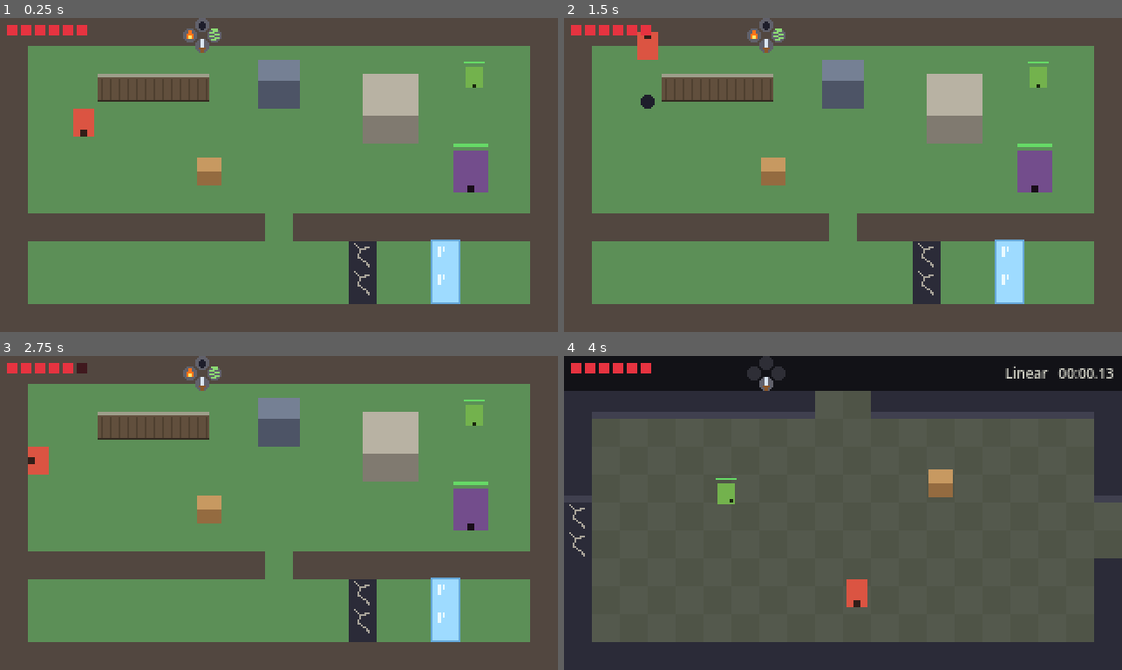
Above: before the commit, frames 1-4 (two rows, left to right).
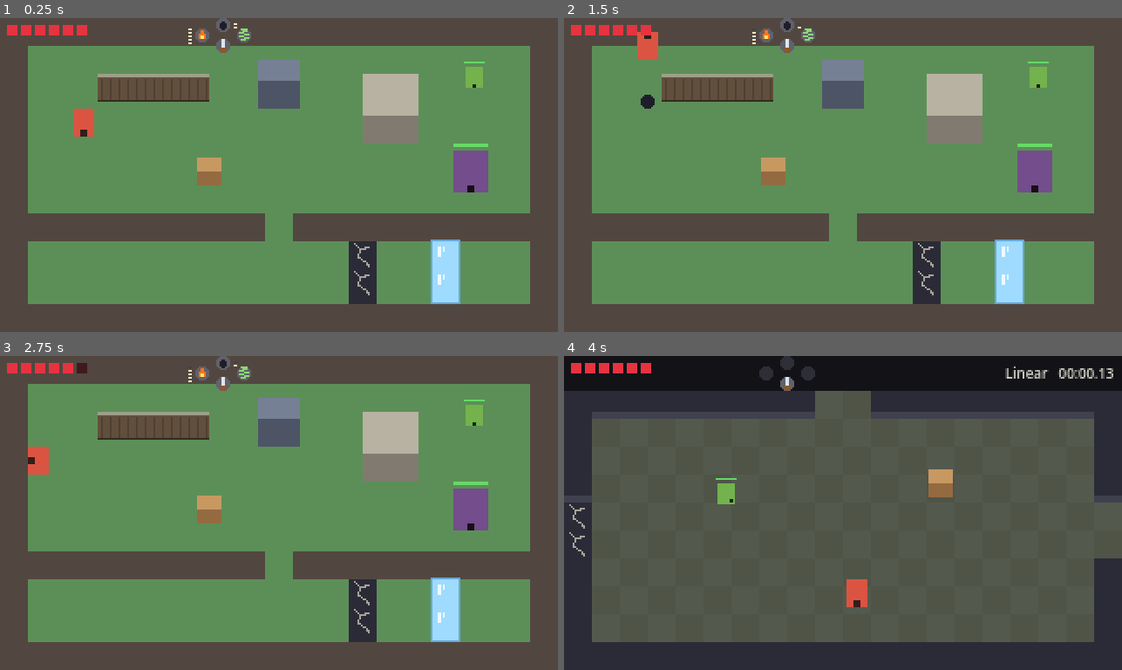
Above: after the commit, the same moments.

Repository: marcelozorza/Alttp2
Game: Godot game, scene res://world/test_room.tscn
Two runs of this game, one before a commit and one after it. Both use one fixed random seed, a clock stepped at 60 frames per second and the inputs below. This scene is started directly instead of the project's main scene.
Inputs:
- Up to frame 1 (0.25 s): no input
- Up to frame 2 (1.5 s): tap Enter at 0.5 s; hold W (move_up) from 0.53 s (still down); tap L (use_bomb) at 0.6 s; tap Space (jump) at 0.77, 1.07 s; tap K (use_fire) at 0.8, 1.35 s
- Up to frame 3 (2.75 s): tap Space (jump) at 1.52, 1.55, 1.82, 2.1 s; release W (move_up) at 2.03 s; hold A (move_left) from 2.03 s (still down); tap L (use_bomb) at 2.3 s
- Up to frame 4 (4 s): tap J (attack) at 2.85 s; tap Space (jump) at 3.02, 3.32, 3.77, 3.8 s; tap K (use_fire) at 3.05 s; release A (move_left) at 3.53 s; hold Escape (back_to_menu) from 3.53 s (still down); hold Shift (lock_facing) from 3.53 s (still down)

The runs differ from the first frame. In frame 1, 0.7% of the frame differs, in the area x 32-45%, y 0-12%; in frame 2, 0.7%; in frame 3, 0.7%; in frame 4, 0.7%.

Commit message:
Cargas com recarga para a chama e a bomba
- A chama tem 5 cargas e a bomba 2. Cada uso gasta uma, e todas voltam
  juntas depois de 3 s (chama) ou 5 s (bomba) sem uso. A espada e a mola
  seguem sem limite.
- A lógica fica em player/tool_charges.gd, e os quatro valores ficam
  exportados no personagem para ajuste com o jogo rodando.
- O HUD mostra as cargas numa coluna de pontos ao lado do botão, e o
  botão escurece quando elas acabam. O losango ficou mais largo para
  caber as colunas.
- Ao reaparecer, as cargas voltam cheias.

Co-Authored-By: Claude Opus 5.5 <noreply@anthropic.com>
Claude-Session: https://claude.ai/code/session_016s7New5LTHa6UAzWiptqTv

Diff:
--- a/player/player.gd
+++ b/player/player.gd
@@ -20,7 +20,9 @@
 ##
 ## O jogo é feito para o controle, com a espada e cada ferramenta no seu
 ## próprio botão, definidos no mapa de entrada do projeto. O botão de uma
-## ferramenta não faz nada antes de o personagem tê-la. A mola dá um pulo
+## ferramenta não faz nada antes de o personagem tê-la. A chama e a bomba têm
+## cargas, que voltam todas juntas depois de um tempo sem uso (ver
+## player/tool_charges.gd). A espada e a mola não têm limite. A mola dá um pulo
 ## vertical: o personagem sobe no eixo da câmera, cresce na tela e mantém o
 ## mesmo controle do chão, sem ganhar distância. Com ela, ele sobe degraus altos
 ## (ver obstacles/ledge.gd).
@@ -111,7 +113,15 @@
 @export_range(0.2, 1.5, 0.05) var jump_time := 0.5
 ## Quanto o personagem cresce no alto do pulo, por estar mais perto da câmera.
 @export_range(0.0, 1.0, 0.05) var jump_growth := 0.25
-## Bombas no chão ao mesmo tempo.
+## Bolas de fogo seguidas antes de a chama precisar recarregar.
+@export_range(1, 10, 1) var fire_charges := 5
+## Segundos sem usar a chama até todas as cargas voltarem.
+@export_range(0.5, 10.0, 0.5) var fire_recharge_time := 3.0
+## Bombas seguidas antes de a bomba precisar recarregar.
+@export_range(1, 10, 1) var bomb_charges := 2
+## Segundos sem usar a bomba até todas as cargas voltarem.
+@export_range(0.5, 10.0, 0.5) var bomb_recharge_time := 5.0
+## Bombas no chão ao mesmo tempo, além do limite das cargas.
 @export_range(1, 5, 1) var max_bombs := 2
 ## Pontos de vida ganhos com cada coração.
 @export_range(1, 6, 1) var heart_bonus := 2
@@ -147,6 +157,8 @@
 var _sword_lock_until_tick := 0
 var _sword_lock_ticks := 1
 var _sword_denied_tick := -1000
+var _fire_charges := ToolCharges.new()
+var _bomb_charges := ToolCharges.new()
 
 @onready var _visual: Node2D = $Visual
 @onready var _body: ColorRect = $Visual/Body
@@ -169,6 +181,7 @@
 
 
 func _physics_process(delta: float) -> void:
+	_recharge_tools()
 	var direction := _read_direction()
 	_update_state(direction)
 	var in_control := _state == State.WALK or _state == State.RUN
@@ -198,6 +211,27 @@
 	return Item.has(_tools, id)
 
 
+## Cargas que restam da ferramenta, ou -1 se ela não usa cargas. Recebe um
+## Item.Id.
+func charges_left(id: int) -> int:
+	match id:
+		Item.Id.FIRE:
+			return _fire_charges.left(fire_charges)
+		Item.Id.BOMB:
+			return _bomb_charges.left(bomb_charges)
+	return -1
+
+
+## Cargas da ferramenta cheia, ou 0 se ela não usa cargas. Recebe um Item.Id.
+func max_charges(id: int) -> int:
+	match id:
+		Item.Id.FIRE:
+			return fire_charges
+		Item.Id.BOMB:
+			return bomb_charges
+	return 0
+
+
 ## Recebe o item de um baú. Uma ferramenta passa a funcionar no seu botão, e
 ## um coração aumenta a vida máxima e enche a vida.
 func give_item(id: int) -> void:
@@ -271,9 +305,11 @@
 
 
 ## Protótipo: sem tela de derrota, o personagem volta ao ponto de reaparecer
-## com a vida cheia e mantém as ferramentas.
+## com a vida cheia e as cargas cheias, e mantém as ferramentas.
 func _respawn() -> void:
 	health = max_health
+	_fire_charges.refill()
+	_bomb_charges.refill()
 	global_position = spawn_position
 	velocity = Vector2.ZERO
 	_z = 0.0
@@ -285,6 +321,12 @@
 	respawned.emit()
 
 
+func _recharge_tools() -> void:
+	var now := Engine.get_physics_frames()
+	_fire_charges.recharge(now, GameMath.ticks(fire_recharge_time))
+	_bomb_charges.recharge(now, GameMath.ticks(bomb_recharge_time))
+
+
 ## Cada ferramenta responde ao seu botão. No ar, só a espada funciona.
 func _use_tools() -> void:
 	if is_airborne():
@@ -297,9 +339,11 @@
 		_z_velocity = 4.0 * jump_height / jump_time
 
 
-## Solta uma bomba aos pés, um pouco à frente. O personagem atravessa as
-## próprias bombas, mas pode empurrá-las com a espada.
+## Solta uma bomba aos pés, um pouco à frente, se houver carga. O personagem
+## atravessa as próprias bombas, mas pode empurrá-las com a espada.
 func _place_bomb() -> void:
+	if _bomb_charges.left(bomb_charges) <= 0:
+		return
 	if get_tree().get_nodes_in_group("bombs").size() >= max_bombs:
 		return
 	var bomb := BOMB_SCENE.instantiate() as Bomb
@@ -307,10 +351,14 @@
 	get_parent().add_child(bomb)
 	bomb.add_collision_exception_with(self)
 	add_collision_exception_with(bomb)
-
-
-## Lança uma bola de fogo na direção da frente. Uma de cada vez.
+	_bomb_charges.spend(Engine.get_physics_frames())
+
+
+## Lança uma bola de fogo na direção da frente, se houver carga. Uma de cada
+## vez: a próxima só sai depois que a anterior some.
 func _shoot_fire() -> void:
+	if _fire_charges.left(fire_charges) <= 0:
+		return
 	if not get_tree().get_nodes_in_group("fireballs").is_empty():
 		return
 	var fireball := FIREBALL_SCENE.instantiate() as Fireball
@@ -318,6 +366,7 @@
 	fireball.shooter = self
 	fireball.position = position + facing * 9.0
 	get_parent().add_child(fireball)
+	_fire_charges.spend(Engine.get_physics_frames())
 
 
 ## Gravidade do pulo, calculada para que a altura e o tempo no ar sejam os
--- /dev/null
+++ b/player/tool_charges.gd
@@ -0,0 +1,34 @@
+class_name ToolCharges
+extends RefCounted
+## Cargas de uma ferramenta, como a chama e a bomba. Cada uso gasta uma carga,
+## e todas voltam juntas quando a ferramenta passa um tempo sem ser usada. Dá
+## para usar várias em sequência, mas, depois de gastar todas, é preciso
+## esperar.
+##
+## O máximo e o tempo de recarga chegam a cada chamada, para que os valores
+## exportados no personagem possam ser ajustados com o jogo rodando.
+
+var _spent := 0
+var _last_use_tick := 0
+
+
+## Cargas que restam, com o máximo atual.
+func left(maximum: int) -> int:
+	return maxi(maximum - _spent, 0)
+
+
+## Gasta uma carga. Só deve ser chamada quando left() for maior que zero.
+func spend(now: int) -> void:
+	_spent += 1
+	_last_use_tick = now
+
+
+## Devolve todas as cargas quando a ferramenta fica recharge_ticks sem uso.
+## Chamada uma vez por tick.
+func recharge(now: int, recharge_ticks: int) -> void:
+	if _spent > 0 and now - _last_use_tick >= recharge_ticks:
+		_spent = 0
+
+
+func refill() -> void:
+	_spent = 0
--- a/ui/hud.gd
+++ b/ui/hud.gd
@@ -2,8 +2,11 @@
 ## HUD: a vida, um quadrado por ponto, e os quatro botões de face do controle
 ## num losango, cada um na posição do botão. A espada fica sempre no seu botão,
 ## com a lâmina magenta enquanto está travada. O botão de uma ferramenta que o
-## personagem ainda não tem aparece vazio e apagado. No capítulo, mostra também
-## o modo da partida e o cronômetro numa barra no alto da tela.
+## personagem ainda não tem aparece vazio e apagado. Ao lado do botão de uma
+## ferramenta com cargas, do lado de fora do losango, uma coluna de pontos
+## mostra as cargas, que se apagam de cima para baixo, e o botão escurece
+## quando elas acabam. No capítulo, mostra também o modo da partida e o
+## cronômetro numa barra no alto da tela.
 
 const PIP_SIZE := Vector2(6.0, 6.0)
 const PIP_GAP := 2.0
@@ -16,15 +19,22 @@
 ## Fundo de um botão cuja ferramenta o personagem ainda não tem.
 const EMPTY_BUTTON_COLOR := Color(0.18, 0.18, 0.21, 1.0)
 const BUTTON_RADIUS := 4.0
+## Sombra sobre o botão de uma ferramenta sem cargas.
+const SPENT_SHADE := Color(0.0, 0.0, 0.0, 0.55)
+const CHARGE_COLOR := Color(0.95, 0.9, 0.75, 1.0)
+const SPENT_CHARGE_COLOR := Color(0.25, 0.25, 0.28, 1.0)
+const CHARGE_SIZE := Vector2(2.0, 1.0)
+## Distância vertical entre duas cargas.
+const CHARGE_STEP := 2.0
 ## Tamanho da barra do capítulo, a largura toda da tela.
 const BAR_SIZE := Vector2(320.0, 20.0)
 ## Centro do botão de cima, relativo ao HUD.
-const BUTTONS_TOP := Vector2(112.0, 0.0)
+const BUTTONS_TOP := Vector2(124.0, 0.0)
 ## Posição de cada botão de face a partir do botão de cima, pelo índice do
 ## Godot, que segue a posição física do botão: 0 embaixo, 1 à direita, 2 à
 ## esquerda e 3 em cima.
 const FACE_BUTTON_OFFSETS := [
-	Vector2(0.0, 12.0), Vector2(7.0, 6.0), Vector2(-7.0, 6.0), Vector2(0.0, 0.0)
+	Vector2(0.0, 12.0), Vector2(12.0, 6.0), Vector2(-12.0, 6.0), Vector2(0.0, 0.0)
 ]
 ## Ferramenta de cada ação. A espada fica de fora, por não ser uma ferramenta.
 const TOOL_ACTIONS := {
@@ -105,8 +115,27 @@
 			continue
 		var center: Vector2 = _button_centers[action]
 		var id: int = TOOL_ACTIONS[action]
-		if player.has_tool(id):
-			draw_circle(center, BUTTON_RADIUS, BUTTON_COLOR)
-			ToolIcons.draw(self, id, center, ICON_FACTOR)
-		else:
+		if not player.has_tool(id):
 			draw_circle(center, BUTTON_RADIUS, EMPTY_BUTTON_COLOR)
+			continue
+		var left := player.charges_left(id)
+		draw_circle(center, BUTTON_RADIUS, BUTTON_COLOR)
+		ToolIcons.draw(self, id, center, ICON_FACTOR)
+		if left == 0:
+			draw_circle(center, BUTTON_RADIUS, SPENT_SHADE)
+		_draw_charges(center, left, player.max_charges(id))
+
+
+## Coluna de cargas ao lado do botão, do lado de fora do losango. Os botões do
+## meio, de cima e de baixo, usam o lado direito. As cargas gastas ficam no
+## alto da coluna.
+func _draw_charges(center: Vector2, left: int, maximum: int) -> void:
+	if maximum <= 0:
+		return
+	var x := center.x + BUTTON_RADIUS + 2.0
+	if center.x < BUTTONS_TOP.x:
+		x = center.x - BUTTON_RADIUS - 2.0 - CHARGE_SIZE.x
+	var top := roundf(center.y) - (maximum - 1) * CHARGE_STEP / 2.0
+	for i: int in maximum:
+		var color := CHARGE_COLOR if i >= maximum - left else SPENT_CHARGE_COLOR
+		draw_rect(Rect2(Vector2(x, top + i * CHARGE_STEP), CHARGE_SIZE), color)
Not shown, changed: docs/design.md
